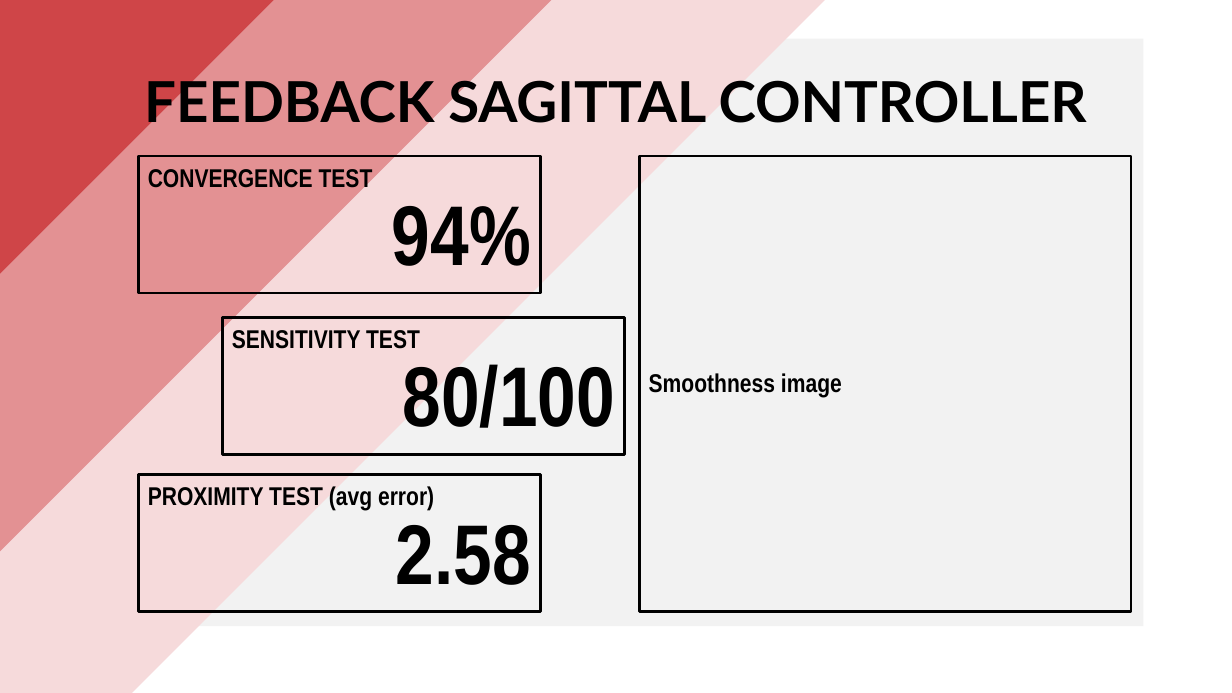
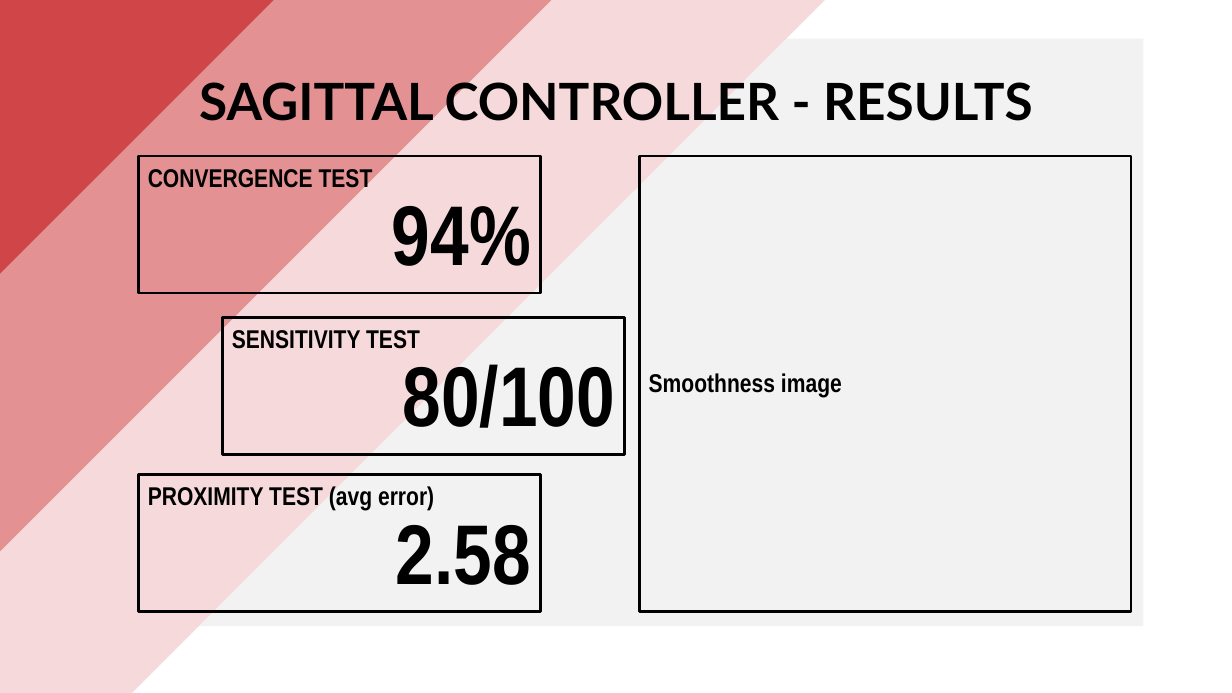
Before and after one commit to PippoGot/R-C2, a slide deck: slide 14 of documentation/presentation.pptx (slide 11 before the commit). Drawn at 1232x693 pixels with LibreOffice and Linux fonts; fonts in the diff are those of the drawing. Boxes give left, top, right and bottom in pixels: in the first picture for what was removed or moved away, otherwise in the second. Text is boxed around its words. In the diff, an @@ line names an element or a change of style, - is before the commit and + after.

```diff
--- a/documentation/presentation.pptx
+++ b/documentation/presentation.pptx
@@ title at box(199, 76, 1033, 130): text changed; size 44 to 40 pt @@
-FEEDBACK SAGITTAL CONTROLLER
+SAGITTAL CONTROLLER - RESULTS
```
Also in this commit, not shown: 8 other slides changed, 6 slides added, 1 other file.
